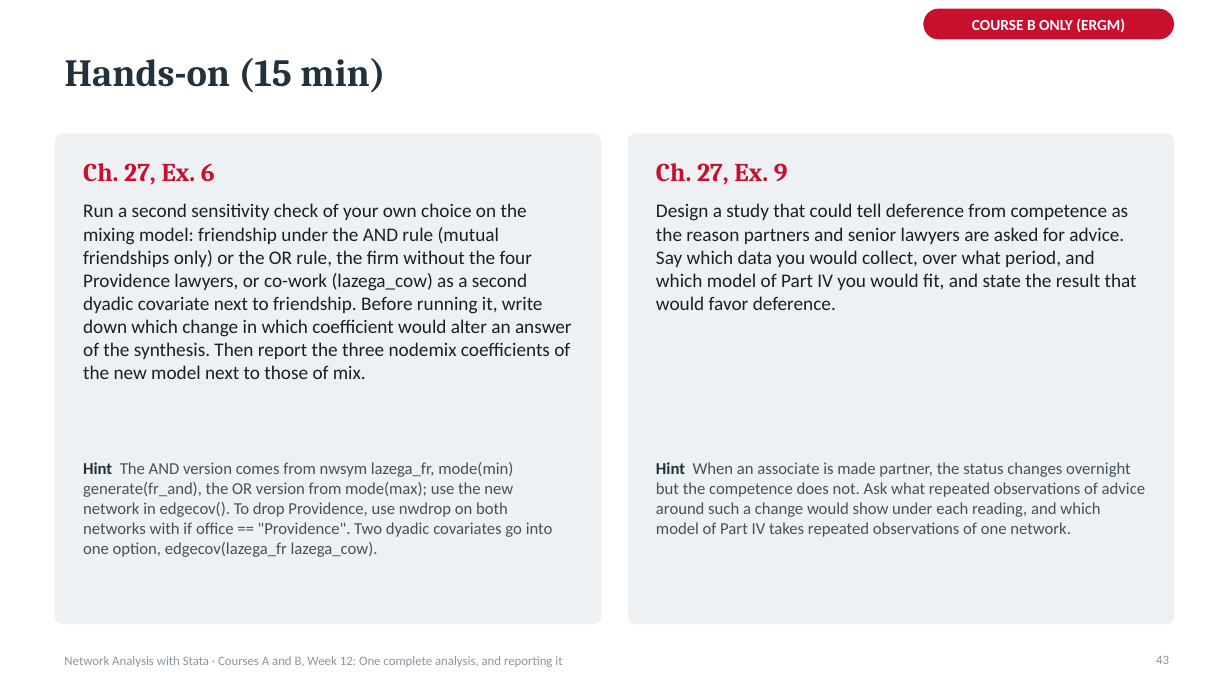
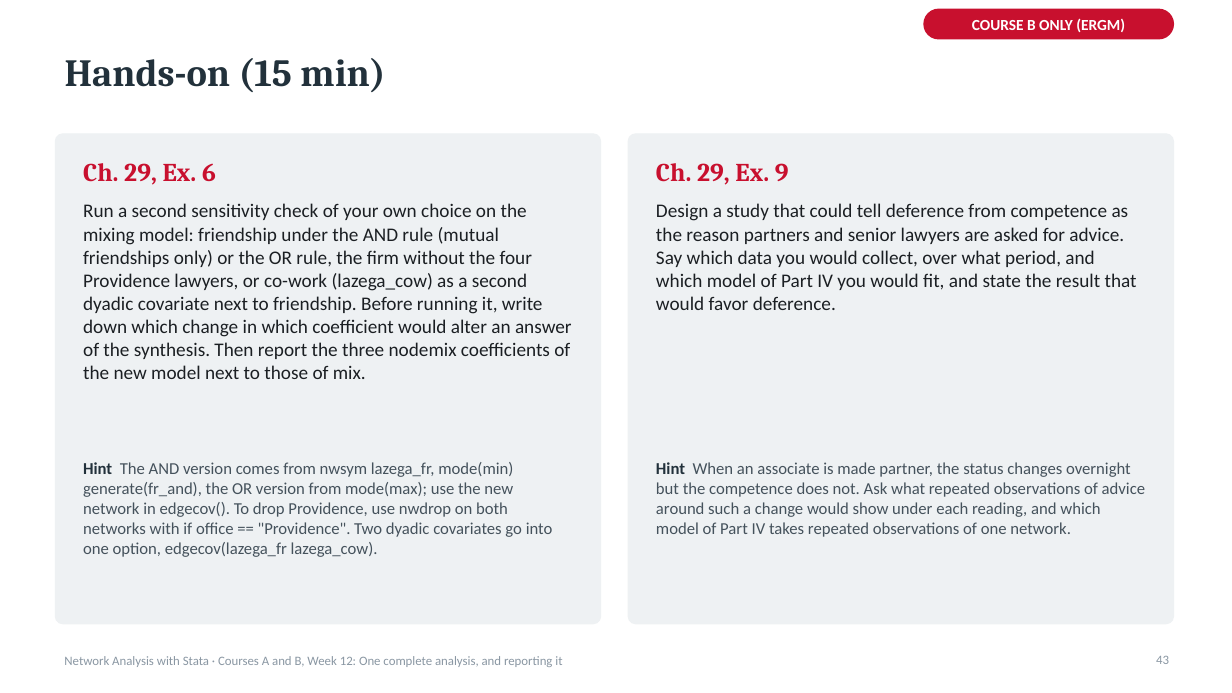
Before and after one commit to thomas-u-grund/nwcommands, a slide deck: slide 43 of website/book/teaching/slides/courseA_week12_complete_analysis.pptx. Drawn at 1232x693 pixels with LibreOffice and Linux fonts; fonts in the diff are those of the drawing. Boxes give left, top, right and bottom in pixels: in the first picture for what was removed or moved away, otherwise in the second. Text is boxed around its words. In the diff, an @@ line names an element or a change of style, - is before the commit and + after.

```diff
--- a/website/book/teaching/slides/courseA_week12_complete_analysis.pptx
+++ b/website/book/teaching/slides/courseA_week12_complete_analysis.pptx
@@ text at (83, 163, 216, 185): text changed @@
-Ch. 27, Ex. 6
+Ch. 29, Ex. 6
@@ text at (656, 163, 789, 185): text changed @@
-Ch. 27, Ex. 9
+Ch. 29, Ex. 9
```
Also in this commit, not shown: 16 other slides changed, 53 other files.
